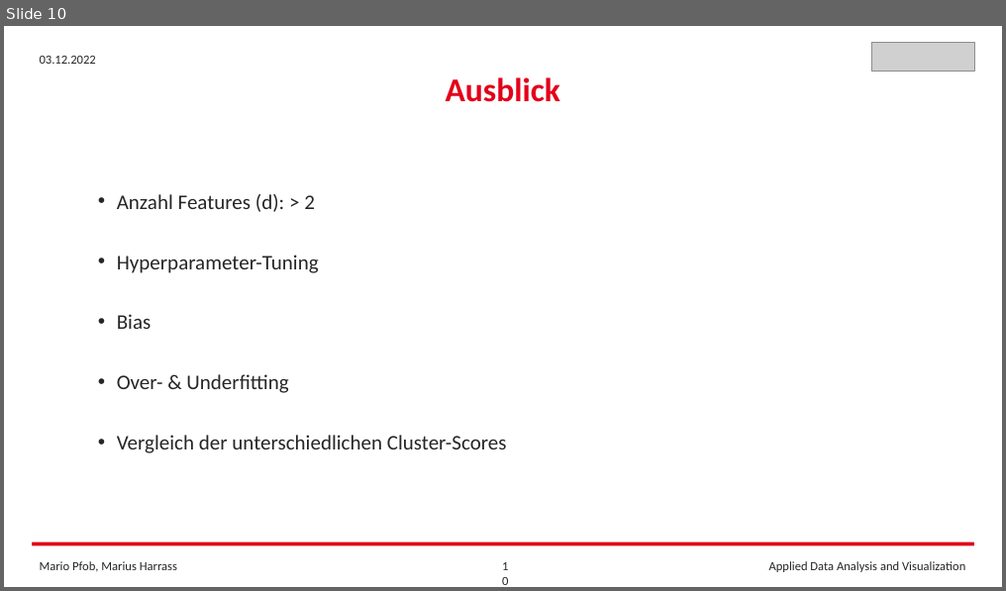
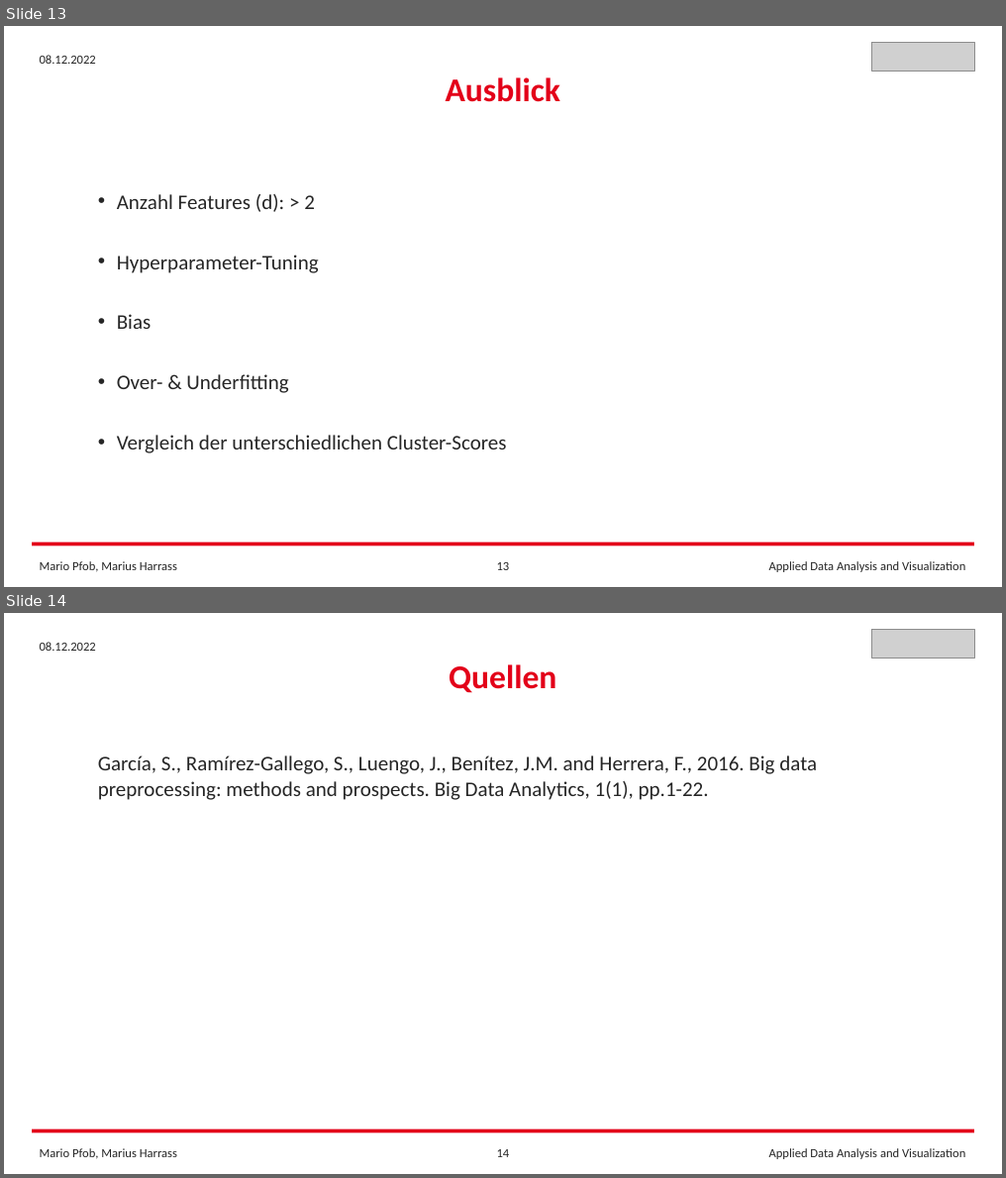
Before and after one commit to FrankCastlepancakes/ClusteringScikitLearn, a slide deck: Clustering_Scikit_Learn.pptx. Shown one above the other, each under a label of ours: slide 10 before the commit, slides 13 and 14 after it. The pictures are 1006x591 and 1006x1178 pixels, drawn with LibreOffice and Linux fonts; fonts in the diff are those of the drawing; grey boxes stand for pictures. Boxes give left, top, right and bottom in pixels: in the first picture for what was removed or moved away, otherwise in the second. Text is boxed around its words. In the diff, an @@ line names an element or a change of style, - is before the commit and + after.

```diff
--- a/Clustering_Scikit_Learn.pptx
+++ b/Clustering_Scikit_Learn.pptx
@@ slide 14 added at bbox=[4, 613, 1002, 1174], background #FFFFFF @@
@@ text added at bbox=[40, 642, 96, 651], 12 pt, text #262626 @@
+08.12.2022
@@ picture added at bbox=[872, 630, 975, 658] @@
@@ text added at bbox=[449, 664, 556, 693], 32 pt, text #E30019, bold @@
+Quellen
@@ text added at bbox=[98, 756, 817, 800], 20 pt, text #262626 @@
+García, S., Ramírez-Gallego, S., Luengo, J., Benítez, J.M. and Herrera, F., 2016. Big data preprocessing: methods and prospects. Big Data Analytics, 1(1), pp.1-22.
@@ rectangle added at bbox=[32, 1130, 974, 1134], fill #E30019 @@
@@ text added at bbox=[40, 1149, 177, 1159], 12 pt, text #262626 @@
+Mario Pfob, Marius Harrass
@@ page number added at bbox=[497, 1150, 510, 1157], 12 pt, text #262626 @@
+14
@@ text added at bbox=[769, 1149, 965, 1159], 12 pt, text #262626 @@
+Applied Data Analysis and Visualization
@@ what was slide 10 is now slide 13 @@
@@ slide 13 changed as well @@
@@ text at bbox=[40, 55, 96, 64]: text changed @@
-03.12.2022
+08.12.2022
@@ page number at bbox=[497, 563, 510, 570]: text changed @@
-10
+13
```
Also in this commit, not shown: 9 other slides changed, 3 other slides added, 3 other files.
